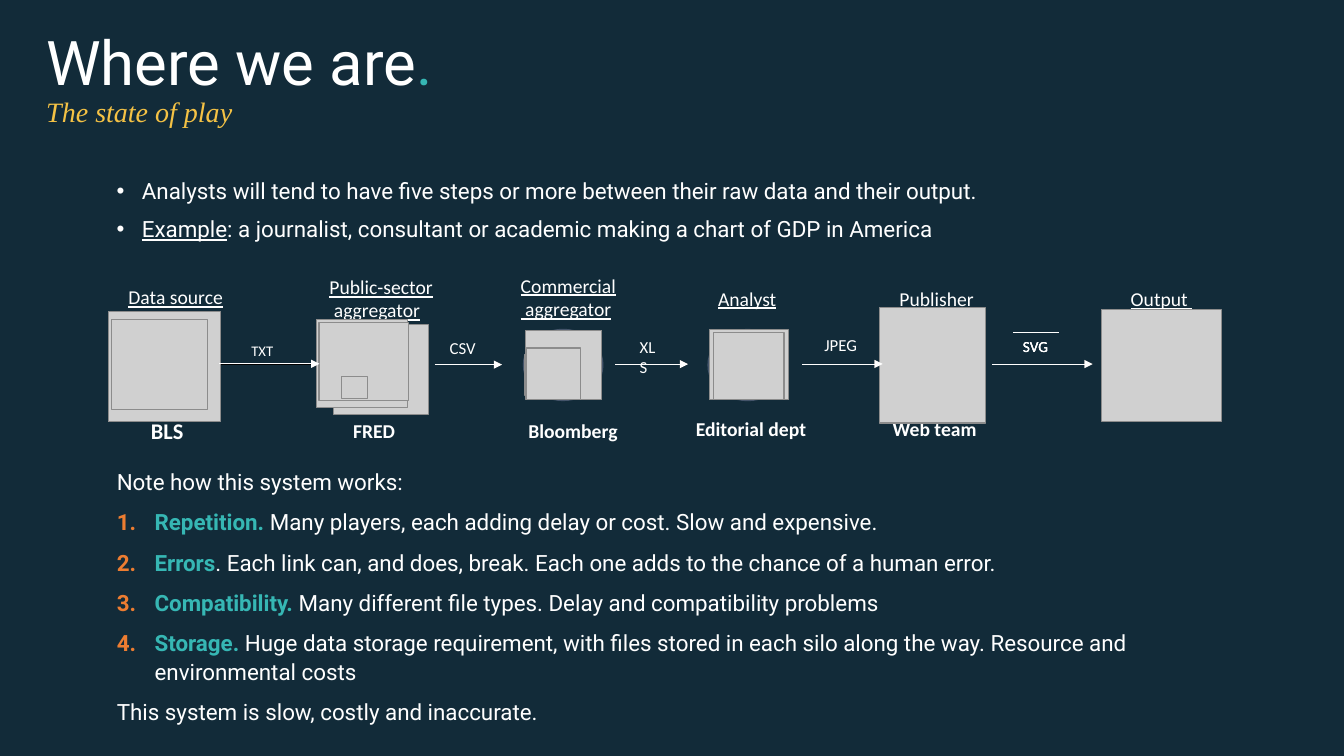
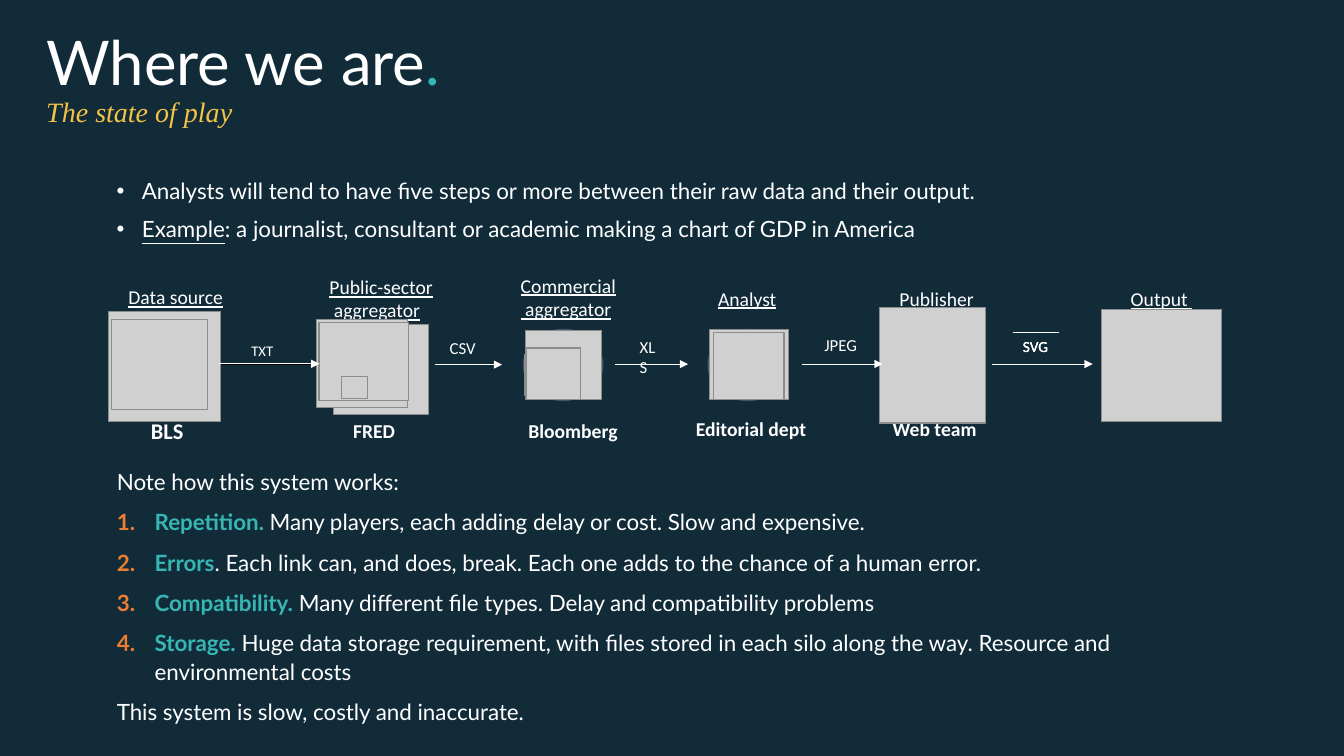
Before and after one commit to EconomicsObservatory/courses, a slide deck: slide 5 of 1/s1_Charts_as_data.pptx. Drawn at 1344x756 pixels with LibreOffice and Linux fonts; fonts in the diff are those of the drawing; grey boxes stand for pictures; background and template pictures are left out. Boxes give left, top, right and bottom in pixels: in the first picture for what was removed or moved away, otherwise in the second. Text is boxed around its words. In the diff, an @@ line names an element or a change of style, - is before the commit and + after.

```diff
--- a/1/s1_Charts_as_data.pptx
+++ b/1/s1_Charts_as_data.pptx
@@ title "Where we are. The state ..." at bbox=[46, 39, 440, 128]: font Roboto to Lato in "Where we are." @@
@@ text "Analysts will tend to have ..." at bbox=[142, 182, 975, 241]: font Roboto to Lato @@
@@ text "Note how this system works:" at bbox=[117, 473, 1110, 724]: font Roboto to Lato @@
```
Also in this commit, not shown: 38 other slides changed, 7 other files.
